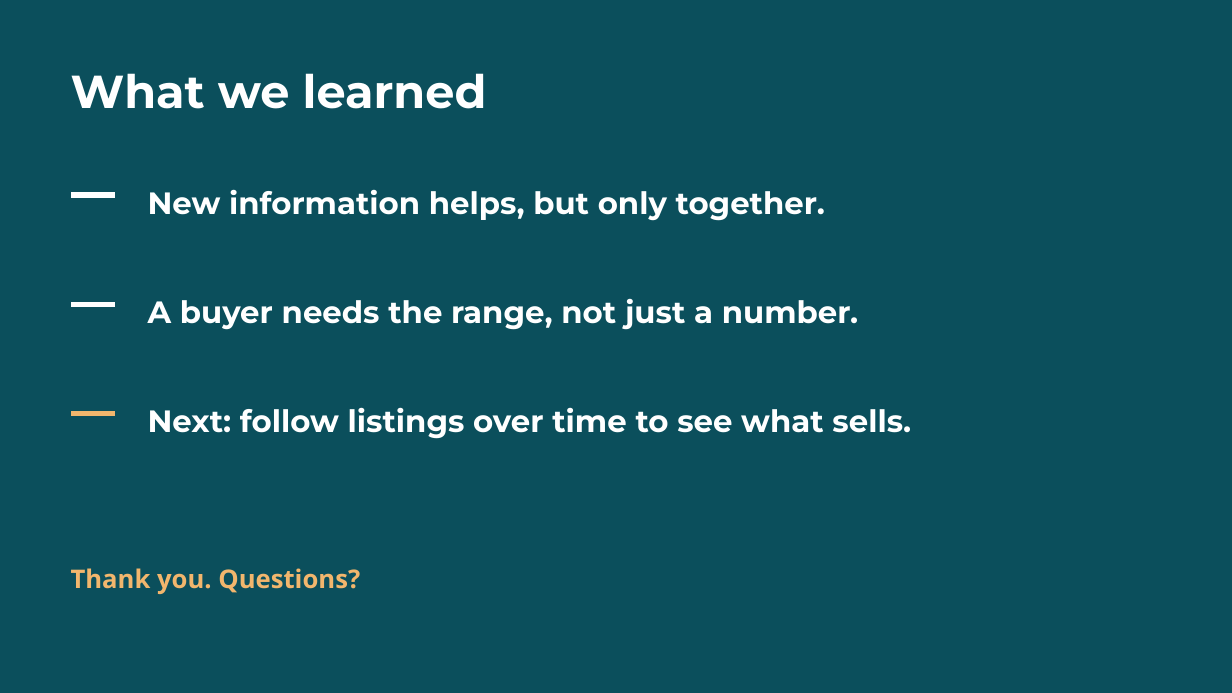
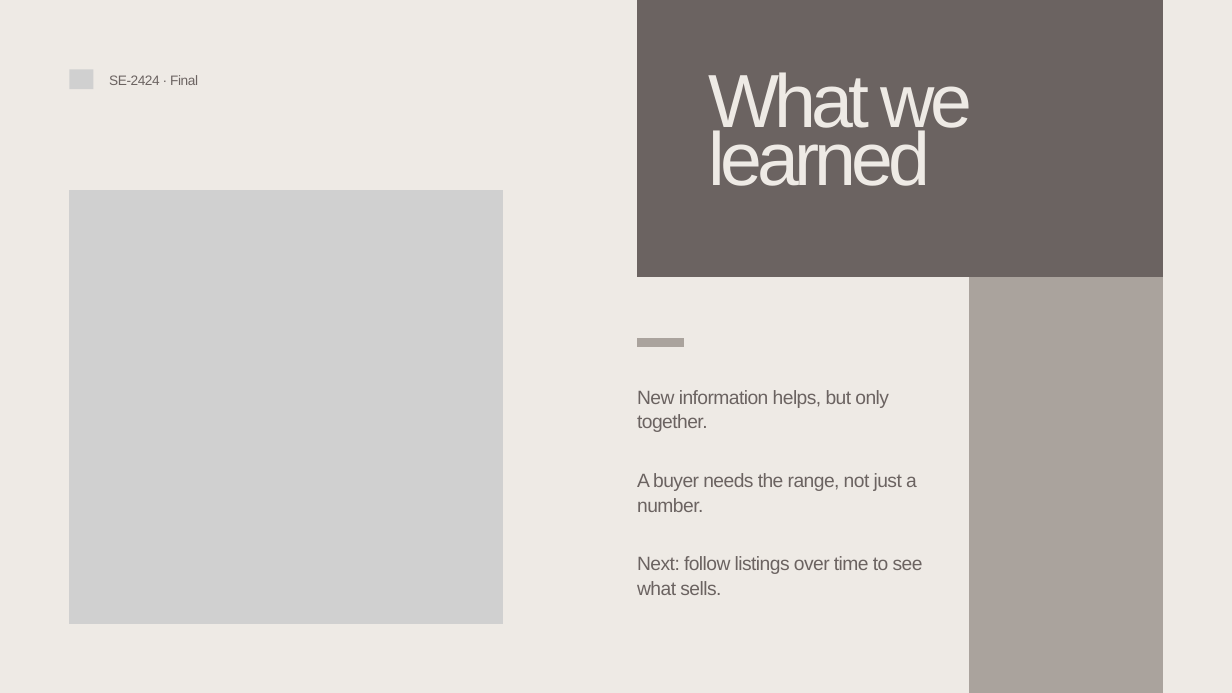
Before and after one commit to Newterios/mla_midtem, a slide deck: slide 13 of slides/Final_SE-2424_slides.pptx (slide 16 before the commit). Drawn at 1232x693 pixels with LibreOffice and Linux fonts; fonts in the diff are those of the drawing; grey boxes stand for pictures. Boxes give left, top, right and bottom in pixels: in the first picture for what was removed or moved away, otherwise in the second. Text is boxed around its words. In the diff, an @@ line names an element or a change of style, - is before the commit and + after.

Commit message:
Slides on a presentation template, app screenshot of the new look, contributions: the app built together

```diff
--- a/slides/Final_SE-2424_slides.pptx
+++ b/slides/Final_SE-2424_slides.pptx
@@ background #0B4F5C to #EEEAE5 @@
@@ freeform shape added at box(637, 0, 1163, 277), fill #6B6361 @@
@@ picture added at box(69, 69, 93, 89) @@
@@ text added at box(109, 75, 198, 85), 16 pt, text #6B6361 @@
+SE-2424 · Final
@@ text "What we learned": place and size @@
-text "What we learned" at box(71, 73, 487, 109)
+text "What we learned" at box(708, 72, 972, 186)
@@ text "What we learned" at box(708, 72, 972, 186): size 54 to 88 pt, font Montserrat to Arial, text colour #FFFFFF to #EEEAE5, letter spacing 0 to -5.5 pt, bold off; line spacing 56.7pt to 68.6pt @@
@@ picture added at box(69, 190, 502, 623) @@
@@ freeform shape removed at box(71, 192, 116, 197) @@
@@ freeform shape added at box(970, 217, 1163, 693), fill #AAA39D @@
@@ freeform shape removed at box(71, 302, 116, 307) @@
@@ freeform shape added at box(637, 338, 684, 346), fill #AAA39D @@
@@ text "New information helps, but only ...": place and size @@
-text "New information helps, but only ..." at box(148, 189, 825, 221)
+text "New information helps, but only ..." at box(637, 390, 889, 432)
@@ freeform shape removed at box(71, 411, 116, 416) @@
@@ text "A buyer needs the range, ...": place and size @@
-text "A buyer needs the range, ..." at box(148, 298, 858, 330)
+text "A buyer needs the range, ..." at box(637, 473, 917, 512)
@@ text removed at box(71, 568, 360, 594) @@
-Thank you. Questions?
@@ size 36 to 22.5 pt, font Montserrat to Arial, text colour #FFFFFF to #6B6361, letter spacing 0 to -0.7 pt, bold off; line spacing 50.4pt to 29pt in 3 elements at box(637, 390, 889, 432), box(637, 473, 917, 512), box(637, 556, 923, 595) @@
@@ text "Next: follow listings over time ...": place and size @@
-text "Next: follow listings over time ..." at box(148, 407, 911, 439)
+text "Next: follow listings over time ..." at box(637, 556, 923, 595)
```
Also in this commit, not shown: 9 other slides changed, 4 slides added, 6 slides removed, 8 other files.
